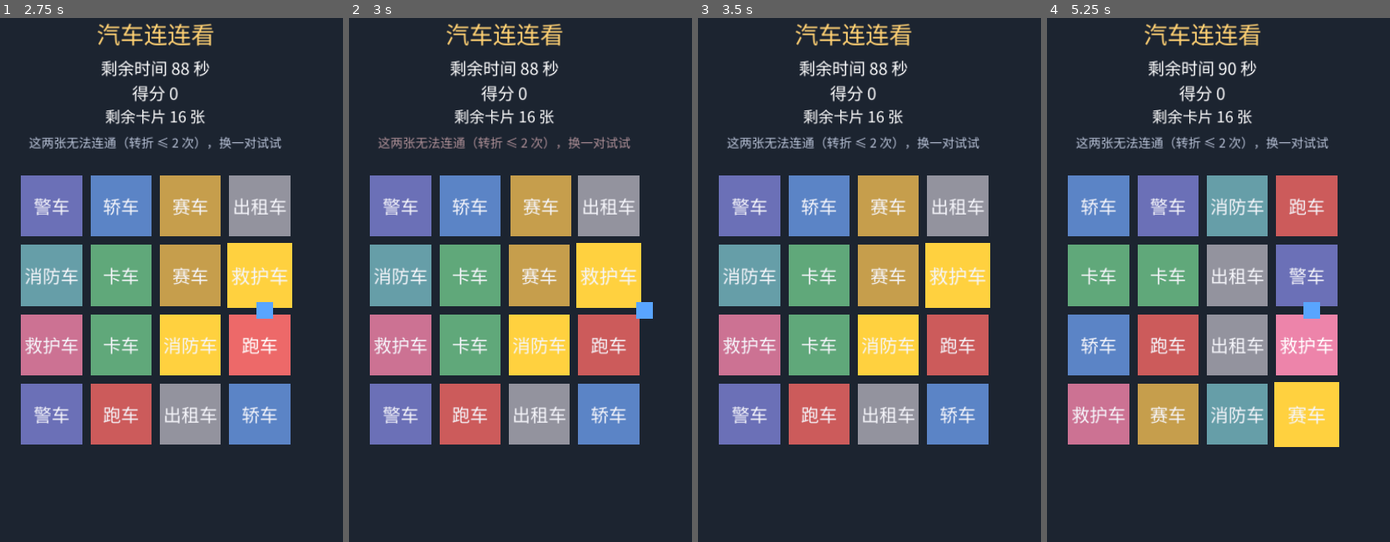
Above: before the commit, frames 1-4 (left to right).
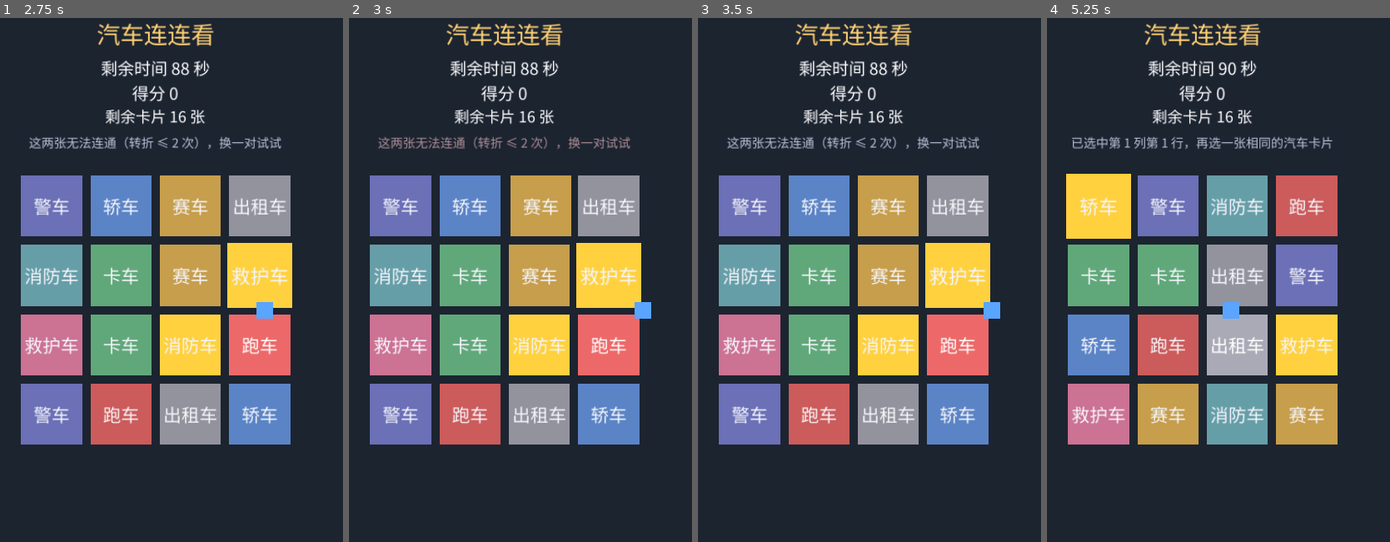
Above: after the commit, the same moments.

Repository: hl3w22bupt/myrd-playground
Game: Godot game, scene res://scenes/main.tscn
Two runs of this game, one before a commit and one after it. Both use one fixed random seed, a clock stepped at 60 frames per second and the inputs below.
Inputs (mouse positions are in pixels of both pictures, inside the frame that each line leads up to):
- Up to frame 1 (2.75 s): click "开始（轻松 4×4）" at 0.5 s; tap Enter (confirm) at 1.25 s; move the mouse to (236, 306) at 1.27 s; hold D (move_right) 1.28-2 s; hold Enter (confirm) 1.28-2 s; click (236, 306) at 1.42 s; tap Space at 1.52 s; drag from (82, 369) to (137, 468) at 2.02 s
- Up to frame 2 (3 s): move the mouse to (541, 190) at 2.77 s; hold D (move_right) from 2.78 s (still down); hold Enter (confirm) from 2.78 s (still down); click (541, 190) at 2.92 s
- Up to frame 3 (3.5 s): keep holding D (move_right); keep holding Enter (confirm)
- Up to frame 4 (5.25 s): release D (move_right) at 3.5 s; release Enter (confirm) at 3.5 s; drag from (1184, 468) to (1091, 238) at 3.52 s; tap R (restart) at 4.25 s; move the mouse to (1314, 437) at 4.27 s; hold A (move_left) 4.28-5 s; hold Enter (confirm) 4.28-5 s; click (1314, 437) at 4.42 s; tap Space at 4.52 s; drag from (1091, 238) to (1146, 169) at 5.02 s

Frame 1 is identical in both runs. In frame 2, 2.0% of the frame differs, in the area x 66-89%, y 54-69%; in frame 3, 2.1%; in frame 4, 9.7%, in the area x 5-86%, y 22-82%.

Commit message:
fix(game-9): 点击反馈按事件坐标接线 + 光标钳制棋盘内 —— playtest round2 机判 PASS
- board.gd：指针点击改读事件自带 position（换算世界系），不再依赖可漂移的
  全局鼠标态（playtest round1 实证：合成 drag 流令全局鼠标位漂出视口，
  指针点击全部静默落空）
- main.gd：取消选中补可见反馈（§3B 任意点击必有响应）；接线玩家光标钳制
- player.gd：新增 clamp_rect（光标只在棋盘内有意义，越界即 confirm 落空）——
  键盘光标玩法闭环成立，bot 试玩可玩性恢复
- tests/playtest.json：按 GameDesignSpec 标定（90s/局 → 5400 帧；gap≤6s、
  first_reward≤5s、events≥30、局间签名≥2，均较内置默认更严）
- export/web：release 重导出（pck 3.4MB 含修复）

本地门禁：PREFLIGHT PASS(14) + GODOT_SMOKE PASS(240帧) + GODOT_FUZZ PASS +
GODOT_PLAYTEST PASS（3 种子，fb=75/80/76，最长断档 1.32s，阈值来源
tests/playtest.json）

Diff:
--- a/games/game-9/scripts/board.gd
+++ b/games/game-9/scripts/board.gd
@@ -37,6 +37,11 @@
 ## 棋盘原点（左上格子的左上角）：按当前规模在视口内水平居中。
 func origin() -> Vector2:
 	return Vector2((VIEW_WIDTH - float(cols()) * cell_size()) * 0.5, BOARD_TOP)
+
+
+## 棋盘整体像素尺寸（cols×rows 个格子）。
+func board_pixel_size() -> Vector2:
+	return Vector2(float(cols()), float(rows())) * cell_size()
 ## 车型表：8 种汽车元素，scaffold 用 4x4（8 对）；6x6 大棋盘在实现节点扩展。
 const CAR_TYPES: Array[String] = ["轿车", "跑车", "卡车", "赛车", "警车", "救护车", "消防车", "出租车"]
 const CAR_COLORS: Array[Color] = [
@@ -124,10 +129,14 @@
 
 
 ## 桌面/触屏点选：触摸经 emulate_mouse_from_touch 统一转成鼠标左键。
+## 点击位置必须取事件自带的 position（换算到世界系），不能读全局鼠标态——
+## 合成事件流（fuzz/playtest 的随机 drag）会让引擎跟踪的鼠标位置漂出棋盘，
+## 读全局态等于「点哪儿都落在棋盘外」，点击静默失效（playtest round1 实证缺陷）。
 func _unhandled_input(event: InputEvent) -> void:
 	var mouse := event as InputEventMouseButton
 	if mouse != null and mouse.button_index == MOUSE_BUTTON_LEFT and mouse.pressed:
-		select_cell(cell_from_world(get_global_mouse_position()))
+		var world_pos: Vector2 = get_canvas_transform().affine_inverse() * mouse.position
+		select_cell(cell_from_world(world_pos))
 
 
 ## 选中 / 配对入口（键盘 confirm 走光标所在格，鼠标点击走命中格）。
--- a/games/game-9/scripts/main.gd
+++ b/games/game-9/scripts/main.gd
@@ -61,6 +61,7 @@
 		start_button.pressed.connect(_on_start_pressed)
 	GameState.select_difficulty(GameState.difficulty)
 	_on_state_changed(GameState.state)
+	_update_player_clamp()
 	# 调参工作台（SKILL.md §3C）：网页 + URL 带 ?tuning 参数才创建，其余环境零成本。
 	if TuningPanel.is_enabled():
 		add_child(TuningPanel.new())
@@ -100,6 +101,12 @@
 	GameState.to_menu()
 
 
+## 玩家光标钳制在当前难度棋盘内（内缩 1px：cell_from_world 用 floor，
+## 边界值会落到界外格）。光标只在棋盘内有意义，越界即 confirm 落空。
+func _update_player_clamp() -> void:
+	player.clamp_rect = Rect2(board.origin() + Vector2.ONE, board.board_pixel_size() - Vector2(2.0, 2.0))
+
+
 func _on_player_moved(position: Vector2) -> void:
 	board.notify_cursor(board.cell_from_world(position))
 
@@ -117,6 +124,9 @@
 
 func _on_selection_changed(cell: Vector2i) -> void:
 	if cell == GameBoard.NO_SELECTION:
+		# 取消选中也是一次点击的结果：必须有可见反馈（§3B 任意点击必有响应）。
+		status_label.text = "已取消选中"
+		Juice.sfx(&"confirm", -8.0)
 		return
 	status_label.text = "已选中第 %d 列第 %d 行，再选一张相同的汽车卡片" % [cell.x + 1, cell.y + 1]
 	Juice.sfx(&"confirm")
@@ -145,6 +155,7 @@
 	easy_button.set_pressed_no_signal(difficulty == &"easy")
 	hard_button.set_pressed_no_signal(difficulty == &"hard")
 	start_button.text = "开始（%s）" % GameState.DIFFICULTIES[difficulty]["label"]
+	_update_player_clamp()
 
 
 func _on_state_changed(new_state: int) -> void:
--- a/games/game-9/scripts/player.gd
+++ b/games/game-9/scripts/player.gd
@@ -12,10 +12,17 @@
 
 const SPEED: float = 220.0
 
+## 光标活动范围（世界坐标矩形）。size 为零 = 不钳制；
+## Main 按当前难度棋盘几何设置它——光标只在棋盘内有意义，
+## 走出棋盘会让 confirm 落空（键盘玩法闭环 + bot 试玩可玩性都依赖这一点）。
+var clamp_rect: Rect2 = Rect2()
+
 
 func _physics_process(delta: float) -> void:
 	var direction := Input.get_vector("move_left", "move_right", "move_up", "move_down")
 	velocity = direction * SPEED
 	move_and_slide()
+	if clamp_rect.size != Vector2.ZERO:
+		global_position = global_position.clamp(clamp_rect.position, clamp_rect.end)
 	if direction != Vector2.ZERO:
 		moved.emit(global_position)
--- /dev/null
+++ b/games/game-9/tests/playtest.json
@@ -0,0 +1,9 @@
+{
+  "frames_per_run": 5400,
+  "thresholds": {
+    "first_reward_seconds_max": 5.0,
+    "feedback_gap_seconds_max": 6.0,
+    "feedback_events_min_per_run": 30,
+    "seed_outcomes_min_distinct": 2
+  }
+}
Not shown, changed: games/game-9/export/web/index.html
Not shown, changed: games/game-9/export/web/index.pck
